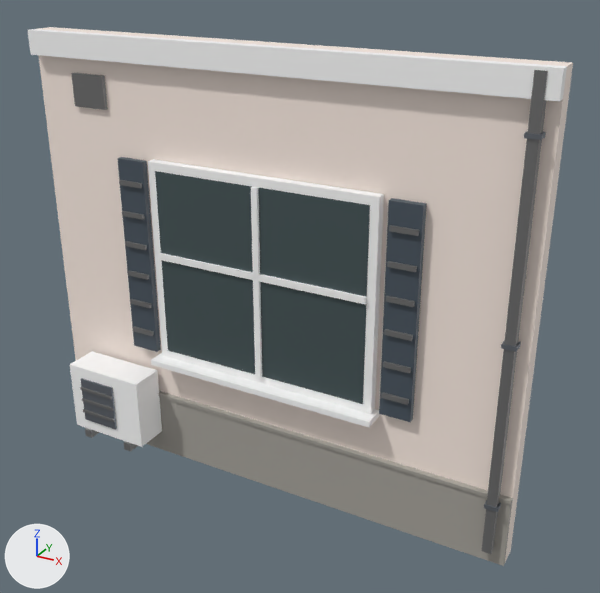
One commit to the FBX model unity/Assets/Models/Buildings/a2000/0/mid-w1_close.fbx: the scene before it, then after it.
Both versions are drawn from a 50 mm camera at (2.99, -4.86, 4.18) aimed at (0.28, 0.05, 1.73). Lighting does not change. The marker at lower left points along +X, +Y and +Z. The first picture is the older version. Where no turn or scale is listed for an object, it has been applied to the vertices.

The first picture shows 'a2000/0/mid-w1_close'.
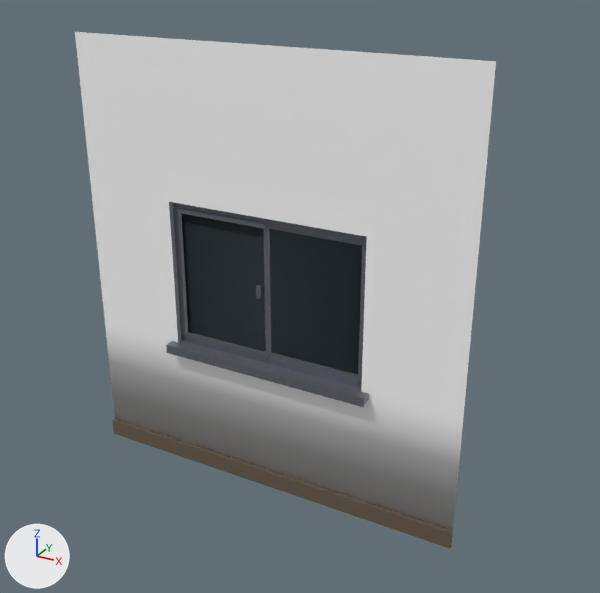
Pixel boxes (x1, y1, x2, y2) of what changed, in the pictures (600 x 593 px):
'a2000/0/mid-w1_close', reshaped (23% narrower)
    before: (28, 27, 573, 566)
    after: (75, 32, 496, 548)
part 1 of me_a2000_0_mid_w1_close, added
    after: (256, 285, 261, 299)
part 2 of me_a2000_0_mid_w1_close, rebuilt (23% narrower)
    before: (28, 27, 573, 566)
    after: (75, 32, 496, 548)
part 3 of me_a2000_0_mid_w1_close, added
    after: (173, 202, 367, 388)
part 4 of me_a2000_0_mid_w1_close, deleted
    before: (70, 70, 547, 554)
part 5 of me_a2000_0_mid_w1_close, cut back
    before: (148, 159, 384, 427)
    after: (166, 207, 369, 407)

The change, as a diff of the scene's bpy script:
```diff
--- a/unity/Assets/Models/Buildings/a2000/0/mid-w1_close.fbx.py
+++ b/unity/Assets/Models/Buildings/a2000/0/mid-w1_close.fbx.py
@@ mat_bd_wood @@
+mat_bd_wood = principled_material('BD_WOOD')
+mat_bd_wood.base_color = (0.136, 0.107, 0.0724)  # brown #675c4c
@@ me_a2000_0_mid_w1_close @@
 # used by ob_a2000_0_mid_w1_close; location = (0.0, 0.0, 0.0)
-me_a2000_0_mid_w1_close.from_pydata(...)  # 270 vertices, 205 faces; spans x -2.0..2.0, y -0.34..0.16, z 0.0..3.5
-me_a2000_0_mid_w1_close.materials.append(mat_bd_cream_tile)  # pale pink #fff0e6
-me_a2000_0_mid_w1_close.materials.append(mat_bd_stone)  # grey #a8a49d
+me_a2000_0_mid_w1_close.from_pydata(...)  # 110 vertices, 73 faces; spans x -1.6..1.6, y -0.08..0.1, z 0.0..3.5
+# me_a2000_0_mid_w1_close part 1: a new loose piece, a box spanning x -0.07..-0.05, y 0.015..0.045, z 1.65..1.75, in mat_bd_dark_metal (grey #797e86)
+# me_a2000_0_mid_w1_close part 2: the loose piece of 26 vertices spanning x -2.0..2.0, y -0.08..0.16, z 0.0..3.5 is rebuilt with 22 vertices and now spans x -1.6..1.6, y -0.04..0.1, z 0.0..3.5
+# me_a2000_0_mid_w1_close part 3: a new loose piece of 24 vertices spanning x -0.82..0.82, y 0.05..0.08, z 1.1..2.3
+# me_a2000_0_mid_w1_close part 4: 28 loose pieces with 224 vertices, spanning x -1.76..1.93, y -0.34..0.05, z 0.12..3.48, are deleted
+# me_a2000_0_mid_w1_close part 5
+# 18 vertices are removed from x -0.98..0.98, y -0.18..0.01, z 0.94..2.62
+# 13 faces are deleted
+# 2 vertices move within x -0.88..0.88, y -0.08, z 1.05
+# 31 vertices are added at x -0.88..0.01, y -0.08..0.08, z 1.03..2.3
+# 16 new vertices lie (0.77, 0.0, 0.0) away from vertices in x -0.77..0.0, y 0.03..0.07, z 1.15..2.25
+# 7 new vertices lie (1.76, 0.0, 0.0) away from vertices in x -0.88, y -0.08..0.0, z 1.03..1.1
+# 35 new faces join them, mat_bd_dark_metal (grey #797e86)
 me_a2000_0_mid_w1_close.materials.append(mat_bd_white_wall)
 me_a2000_0_mid_w1_close.materials.append(mat_bd_window_light)
-me_a2000_0_mid_w1_close.materials.append(mat_bd_blue_roof)  # greyish blue #49545f
-me_a2000_0_mid_w1_close.materials.append(mat_bd_metal)  # grey #7f7f7f
 me_a2000_0_mid_w1_close.materials.append(mat_bd_dark_metal)
+me_a2000_0_mid_w1_close.materials.append(mat_bd_wood)  # brown #675c4c
```
